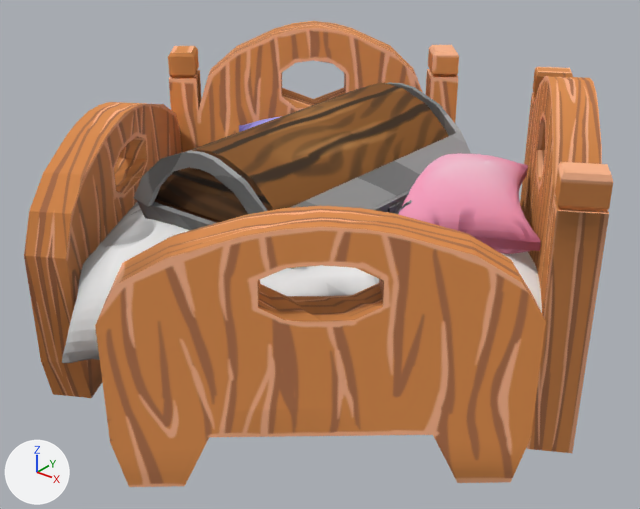
A saved change to the FBX model Assets/lv1 assets/dome smooth/Chest.FBX.
The view is the same before and after, from a 50 mm lens placed at (7.91, -9.89, 5.44), pointed at (0.17, -0.22, -0.56). Arrows for +X, +Y and +Z are at lower left; the lights stay in place. Where no turn or scale is listed for an object, it has been applied to the vertices.

In view in the first picture: 'Chest', 'RAnjang_Stuart', 'Ranjang_NIcole'.
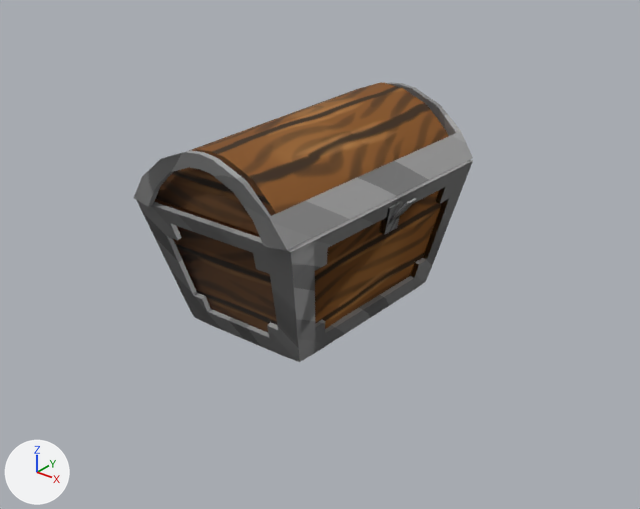
Boxes (x1, y1, x2, y2) around the edits, measured in the pictures (640 x 509 px):
'RAnjang_Stuart', deleted (brown)
    before: (95, 21, 546, 487)
    faces in mat_16___default_001 (picture img_ranjang_kotak_depan_png): (95, 206, 546, 487)
    faces in mat_17___default_001 (picture img_ranjang_png): (168, 21, 459, 152)
    faces in mat_material__36 (picture img_selimut1_png): (260, 213, 542, 313)
    faces in mat_material__37 (picture img_bantal_png): (239, 116, 282, 132)
'Ranjang_NIcole', deleted (brown)
    before: (24, 67, 613, 453)
    faces in mat_17___default (picture img_ranjang_png): (520, 67, 613, 453)
    faces in mat_16___default (picture img_ranjang_kotak_depan_png): (24, 102, 182, 398)
    faces in mat_material__38 (picture img_bantal1_png): (398, 153, 541, 254)
    faces in mat_material__35 (picture img_selimut_png): (62, 202, 190, 363)

The change, as a diff of the scene's bpy script:
```diff
--- a/Assets/lv1 assets/dome smooth/Chest.FBX.py
+++ b/Assets/lv1 assets/dome smooth/Chest.FBX.py
@@ ob_ranjang_nicole @@
-ob_ranjang_nicole = bpy.data.objects.new('Ranjang_NIcole', me_mesh)
-ob_ranjang_nicole.location = (0.0, 0.0, 0.0)
@@ ob_ranjang_stuart @@
-ob_ranjang_stuart = bpy.data.objects.new('RAnjang_Stuart', me_mesh_001)
-ob_ranjang_stuart.location = (0.0, 0.0, 0.0)
```
